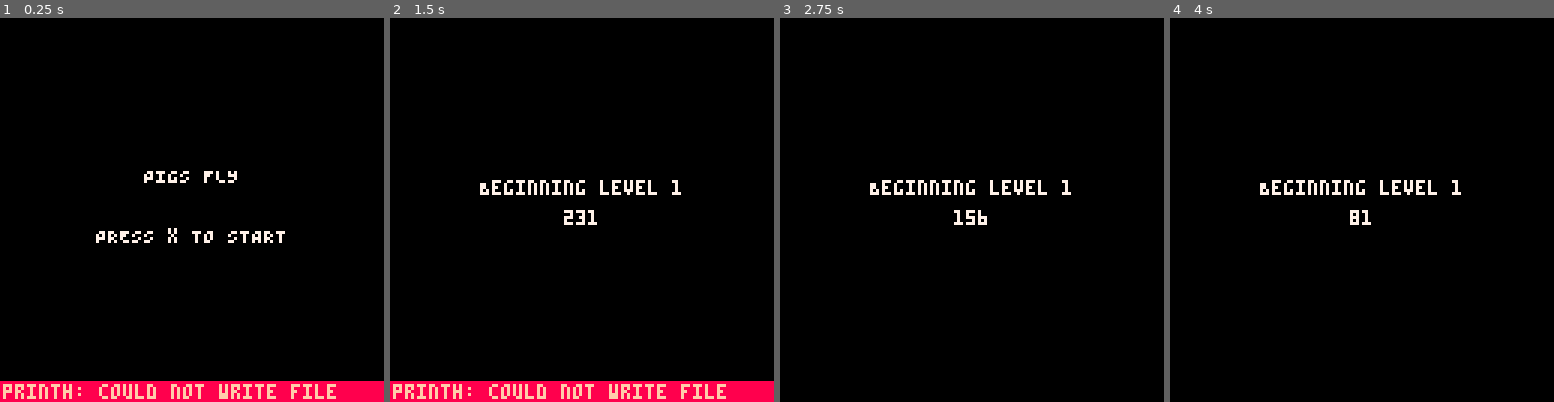
Above: before the commit, frames 1-4 (left to right).
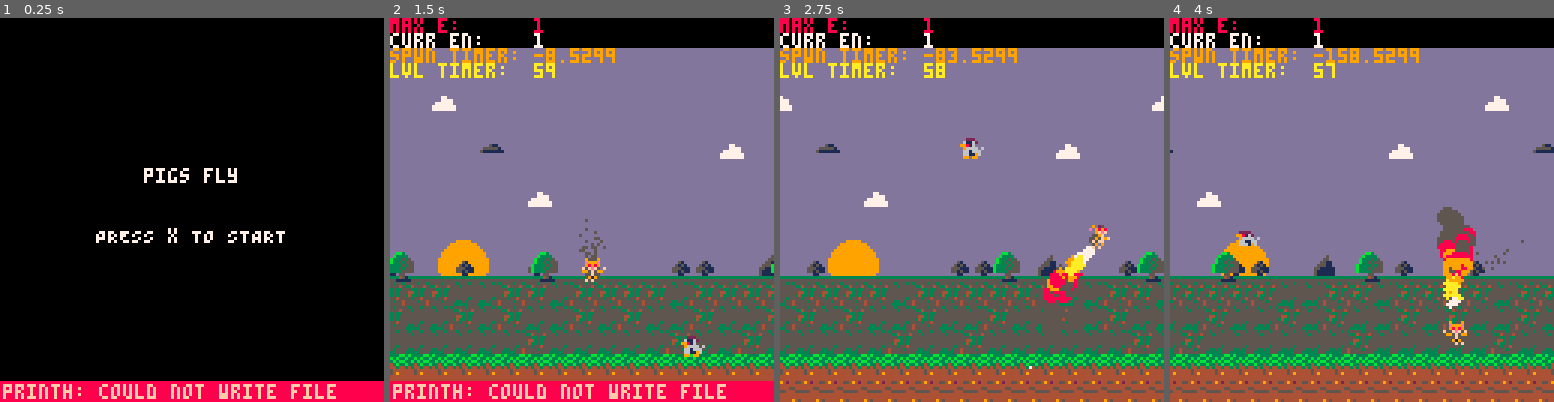
Above: after the commit, the same moments.

Repository: eric-j-owen/pigs-fly
Game: PICO-8 cartridge pigs-fly.p8
The game is run twice, just before and just after one commit, with the same random seed, the same clock (stepped at 60 frames per second) and the same inputs.
Inputs:
- Up to frame 1 (0.25 s): no input
- Up to frame 2 (1.5 s): tap X (X key) at 0.33, 1.07 s; tap O (Z key) at 0.7 s
- Up to frame 3 (2.75 s): hold Right 1.6-2.1 s; tap O (Z key) at 1.7, 2.1, 2.5 s; tap X (X key) at 1.85 s; hold Up 2.15-2.42 s; hold Right from 2.47 s (still down)
- Up to frame 4 (4 s): tap O (Z key) at 2.9, 3.3, 3.7 s; tap X (X key) at 2.97 s; release Right at 3.03 s; hold Left 3.08-3.58 s; hold Down 3.63-3.97 s

The runs differ from the first frame. In frame 1, 0.2% of the frame differs, in the area x 37-62%, y 39-43%; in frame 2, 87%; in frame 3, 93%; in frame 4, 93%, in the area x 0-100%, y 0-100%.

Commit message:
slight refactor, adjusts spawning logic until better solution found, updates enemy properties and state, adds game over screen

Diff:
--- a/pigs-fly.p8
+++ b/pigs-fly.p8
@@ -15,6 +15,8 @@
 
 #include src/effects/particle.lua
 #include src/effects/effects.lua
+
+#include src/collision.lua
 
 
 
--- a/src/entities/enemy.lua
+++ b/src/entities/enemy.lua
@@ -10,20 +10,47 @@
             dy       = 0,
             dx       = 0.5,
             cooldown = 0,
+            fire_r   = 15,
+            ani_t    = 0,
+            ani_spd  = 10,
             update = function(self)
                 self.dy += self.g
 
                 self.x -= self.dx
                 self.y += self.dy
 
-                --collision ground
+                --fall speed clamp
+                if self.dy > 0 then
+                    self.dy = mid(0,self.dy, .4)
+                end
+
+                --if in air and player is near enemy, shoot
+                if self.dy < 0 and p1.x >= self.x - 4 and p1.x <= self.x + 8 then
+                    if self.cooldown <= 0 then
+                        bullet_mgr:shoot('basic', { x = self.x, y = self.y, dx = 0, dy = 1})
+                        self.cooldown = self.fire_r
+                    else
+                        self.cooldown -= 1
+                    end
+                end
+
+
+                 --collision ground
                 if self.y > 105 then
                     self.y = 105
                     self.dy = 0
+                    self.ani_spd = 10
+
+                    --jump logic
+                    if self.y - p1.y > 6 and self.x <= p1.x + 30 then
+                        self.dy = -2
+                        self.ani_spd = 3
+                    end
                 end
+
+
             end,
         },
-        bug = {},
         octopus = {},
         bomber = {},
         alien = {},
@@ -45,15 +72,20 @@
     local e = self.types[type]
 
     local new_e = Enemy:new({
-        x = args.x,
-        y = args.y,
-        hp = e.hp,
-        spr = e.beg_spr,
-        dx = e.dx,
-        dy = e.dy,
-        g = e.g,
-        cooldown = e.cooldown,
-        update = e.update,
+        x       = args.x,
+        y       = args.y,
+        hp      = e.hp,
+        spr     = e.beg_spr,
+        beg_spr = e.beg_spr,
+        end_spr = e.end_spr,
+        dx      = e.dx,
+        dy      = e.dy,
+        g       = e.g,
+        update  = e.update,
+        ani_spd = e.ani_spd,
+        ani_t   = e.ani_t,
+        cooldown= e.cooldown,
+        fire_r  = e.fire_r
     })
 
     add(self.enemies, new_e)
@@ -62,6 +94,16 @@
 function enemy_mgr:update()
     for e in all(self.enemies) do
         e:update()
+
+        --animate sprites
+        e.ani_t += 1
+        if e.ani_t % e.ani_spd == 0 then
+            e.spr += 1
+            if e.spr > e.end_spr then
+                e.spr = e.beg_spr
+            end
+        end
+
         if e.x < -10 or e.x > 130 or e.y < -10 or e.y > 130 then
             del(self.enemies, e)
         end
@@ -69,7 +111,6 @@
 end
 
 function enemy_mgr:draw()
-    print(#enemy_mgr.enemies, 10, 10, 7)
     for e in all(self.enemies) do
         spr(e.spr, e.x, e.y)
     end
--- a/src/entities/entity.lua
+++ b/src/entities/entity.lua
@@ -6,6 +6,12 @@
     h      = 0,    --height
     dx     = 0,    --change in x
     dy     = 0,    --change in y
+
+    --animation
+    beg_spr  = 0,
+    end_spr  = 0,
+    ani_t    = 0,  --animation timer
+    ani_spd  = 1,
 }
 
 --constructor
--- a/src/entities/player.lua
+++ b/src/entities/player.lua
@@ -26,24 +26,16 @@
 function p1:update()
     local s = self
 
-    --boundries
-    bounds = {
-        btm = 105,
-        top = 10,
-        left = 0,
-        right = 120
-    }
+    --map boundries
+    bounds = level_mgr.levels[level_mgr.curr_lvl].bounds
 
     --shooting
-
     if btn(BTN.X) and self.cooldown <= 0 then
         bullet_mgr:shoot('basic', {x=s.x, y=s.y})
         s.cooldown = s.fire_r
     else
         s.cooldown -= 1
     end
-
-
 
     --directions
     local up = btn(BTN.UP)
@@ -79,27 +71,27 @@
     end
 
     --spawn jet fx
+    if get_state() == GAME.MAIN then
+        --offsets for adjusting effect origin based on player direction
+        local off_y = s.dy < 0 and 8 or 0
+        local off_x = s.dx < 0 and 8 or 0
 
-    --offsets for adjusting effect origin based on player direction
-    local off_y = s.dy < 0 and 8 or 0
-    local off_x = s.dx < 0 and 8 or 0
+        -- --flip direction of effect based on player y direction
+        local dir_y = .5
+        if s.dy > 0 then dir_y *= -1 end
 
-    -- --flip direction of effect based on player y direction
-    local dir_y = .5
-    if s.dy > 0 then dir_y *= -1 end
-
-    if isFalling or s.y == bounds.btm then
-        fx_mgr:spawn("jet_idle", {x = s.x+3, y = s.y+4})
-    elseif left and not isFalling then
-        fx_mgr:spawn("jet_thrust", {x = s.x + off_x, y = s.y + off_y, dy = dir_y})
-    elseif right then
-        fx_mgr:spawn("jet_thrust", {x = s.x, y = s.y + off_y, dy = dir_y})
-    elseif up then
-        fx_mgr:spawn("jet_thrust", {x = s.x + 3.5, y = s.y + 10, dy = dir_y})
-    elseif down then
-        fx_mgr:spawn("jet_thrust", {x = s.x + 3.5, y = s.y - 4, dy = dir_y})
+        if isFalling or s.y == bounds.btm then
+            fx_mgr:spawn("jet_idle", {x = s.x+3, y = s.y+4})
+        elseif left and not isFalling then
+            fx_mgr:spawn("jet_thrust", {x = s.x + off_x, y = s.y + off_y, dy = dir_y})
+        elseif right then
+            fx_mgr:spawn("jet_thrust", {x = s.x, y = s.y + off_y, dy = dir_y})
+        elseif up then
+            fx_mgr:spawn("jet_thrust", {x = s.x + 3.5, y = s.y + 10, dy = dir_y})
+        elseif down then
+            fx_mgr:spawn("jet_thrust", {x = s.x + 3.5, y = s.y - 4, dy = dir_y})
+        end
     end
-
 
     --turning while flying down
     if s.dy > 0.25 then
--- a/src/main.lua
+++ b/src/main.lua
@@ -10,4 +10,5 @@
 
 function _draw()
     game_draw()
+
 end
--- a/src/state/levels.lua
+++ b/src/state/levels.lua
@@ -10,14 +10,14 @@
 }
 
 Level = {
-    e_types    = {"chicken"},  --array of enemy types
-    lvl_tmr    = 60,  --time left in level
-    spwn_tmr   = 5,   --timer to next spawn
-    spwn_delay = 60,  --added to spwn timer, decreases as level progresses
-    frms       = 0,   --frame counter
-    max_e      = 1,   --max enmies on screen, increases as level progresses
-    e_x        = 0,   --enemy spawns x , y
-    e_y        = 0,
+    bounds       = {top=0,right=127,btm=127,left=0},--level boundries
+    e_types      = {},     --array of enemy types
+    lvl_dur      = 0,      --level duration
+    spwn_tmr     = 5,      --timer to next spawn
+    frms         = 0,      --frame counter
+    max_e        = 1,      --max enmies on screen, increases as level progresses
+    e_x          = 0,      --enemy spawns x , y
+    e_y          = 0,
     update_lvl = function(self)
         local s = self
         s.frms += 1
@@ -25,13 +25,14 @@
 
         if s.spwn_tmr <= 0 and #enemy_mgr.enemies < s.max_e then
 
+            --select random enemy
             local rnd_i = flr(rnd(#s.e_types)) + 1
             local e = s.e_types[rnd_i]
+
+            --spawn faster as level progresses
             enemy_mgr:spawn(e, {x=s.e_x, y=s.e_y})
+            s.spwn_tmr = rnd(60)
 
-            local t = s.lvl_tmr / 60
-            s.spwn_delay = max(15, 30*t)
-            s.spwn_tmr = max(10,flr(rnd(120))) + s.spwn_delay
         end
 
          --increment max enemies on screen every 5 seconds
@@ -39,16 +40,26 @@
             s.max_e += 1
         end
 
-        --increment timer every second
+        --decrement duration every second
         if s.frms % 60 == 0 then
-            s.lvl_tmr -= 1
+            s.lvl_dur -= 1
         end
 
         --next level
-        if s.lvl_tmr <= 0 then
+        if s.lvl_dur <= 0 then
             level_mgr:nxt_lvl()
         end
-    end
+    end,
+
+    draw_lvl = function(self)
+        rectfill(0,0,127,9,0)
+        --logging
+        print("max e:      " .. self.max_e, 0,0,8)
+        print("curr en:    "..#enemy_mgr.enemies, 0, 5, 7)
+        print("spwn timer: " .. self.spwn_tmr, 0,10,9)
+        print("lvl timer:  " .. self.lvl_dur, 0,15,10)
+        --
+    end,
 }
 
 function Level:new(o)
@@ -59,12 +70,15 @@
 
 --level 1
 level_mgr.levels[1] = Level:new({
-    frnt_x     = 0,           --front layer x position
-    sky_x      = 0,           -- sky layer x posistion
-    back_x     = 0,           -- back layer x posistion
-    e_types    = {"chicken"},
-    e_x        = 130,
-    e_y        = 105,
+    bounds       = {top=10, right=120, btm=105, left=0},
+    e_types      = {"chicken"},
+    e_x          = 130,
+    e_y          = 105,
+    lvl_dur      = 60,
+    --map
+    frnt_x     = 0,--front layer x position
+    sky_x      = 0,-- sky layer x posistion
+    back_x     = 0,-- back layer x posistion
 
     update = function(self)
         --map
@@ -82,13 +96,10 @@
 
     draw = function(self)
         cls(13)
-        print("max e " .. self.max_e, 10,15,8)
-        print("spwn delay " .. self.spwn_delay, 10,20,9)
-        print("lvl timer " .. self.lvl_tmr, 10,30,10)
-
-        circfill(24,82,8,9)
+        self:draw_lvl()
 
         --map scrolling logic
+        circfill(24,82,8,9) --sun
         --background
         map(16,9,self.back_x,64,16,4)
         map(16,9,128+self.back_x,64,16,4)
@@ -100,9 +111,6 @@
         map(0,0,self.frnt_x,0,16,16)
         map(0,0,128+self.frnt_x,0,16,16)
     end,
-
-    --transition to next level
-
 })
 
 
--- a/src/state/state.lua
+++ b/src/state/state.lua
@@ -1,4 +1,4 @@
-local function main_init() end
+local curr_state = GAME.START
 
 local function main_update()
     level_mgr.levels[level_mgr.curr_lvl]:update()
@@ -9,19 +9,14 @@
 end
 
 local function main_draw()
-
     level_mgr.levels[level_mgr.curr_lvl]:draw()
     bullet_mgr:draw()
     enemy_mgr:draw()
     fx_mgr:draw()
     p1:draw()
-
-    --ui
-    rectfill(0,0,127,9,0)
-    cprnt('pigs fly', 0)
 end
 
-local transition_t = 300
+local transition_t = 30
 local function transition_update()
     transition_t -= 1
 
@@ -31,7 +26,7 @@
 end
 
 local function transition_draw()
-    cprnt("Beginning level "..level_mgr.curr_lvl, 54)
+    cprnt("beginning level "..level_mgr.curr_lvl, 54)
     cprnt(transition_t)
 end
 
@@ -42,22 +37,40 @@
 end
 
 function set_state(new_state)
-    transition_t = 300
+    --reset state transition timer
+    transition_t = 30
+
+
+
+    log("changing state from "..curr_state.." to "..new_state)
     curr_state = new_state
+
+     --game music
+    local s = get_state()
+    if s == GAME.START then
+    elseif s == GAME.MAIN then
+    elseif s == GAME.TRANSITION then
+    elseif s == GAME.OVER then music(0,0,3)
+    elseif s == GAME.WIN then
+    end
 end
 
 function game_update()
-    if curr_state == GAME.START then
-        if btn(BTN.X) then
-            set_state(GAME.TRANSITION)
+    local s = get_state()
+    if s == GAME.START then
+        if btnp(BTN.X) then
+            set_state(GAME.MAIN)
         end
-    elseif curr_state == GAME.MAIN then
+    elseif s == GAME.MAIN then
         main_update()
-    elseif curr_state == GAME.TRANSITION then
+    elseif s == GAME.TRANSITION then
         transition_update()
-    elseif curr_state == GAME.OVER then
-
-    elseif curr_state == GAME.WIN then
+    elseif s == GAME.OVER then
+        p1:update()
+        if btnp(BTN.X) then
+            set_state(GAME.MAIN)
+        end
+    elseif s == GAME.WIN then
 
     end
 end
@@ -65,16 +78,19 @@
 function game_draw()
     cls(0)
 
-    if curr_state == GAME.START then
-        cprnt("PIGS FLY", 50)
+    local s = get_state()
+    if s == GAME.START then
+        cprnt("pigs fly", 50)
         cprnt("PRESS x TO START", 70)
-    elseif curr_state == GAME.MAIN then
+    elseif s == GAME.MAIN then
         main_draw()
-    elseif curr_state == GAME.TRANSITION then
+    elseif s == GAME.TRANSITION then
         transition_draw()
-    elseif curr_state == GAME.OVER then
-
-    elseif curr_state == GAME.WIN then
+    elseif s == GAME.OVER then
+        cprnt('game over', 50)
+        cprnt("PRESS x TO TRY AGAIN", 70)
+        p1:draw()
+    elseif s == GAME.WIN then
 
     end
 end
Not shown, changed: 28 lines of the sprite sheet (__gfx__) section of pigs-fly.p8
Not shown, changed: the sound effects (__sfx__) section of pigs-fly.p8
Empty file added: src/collision.lua
